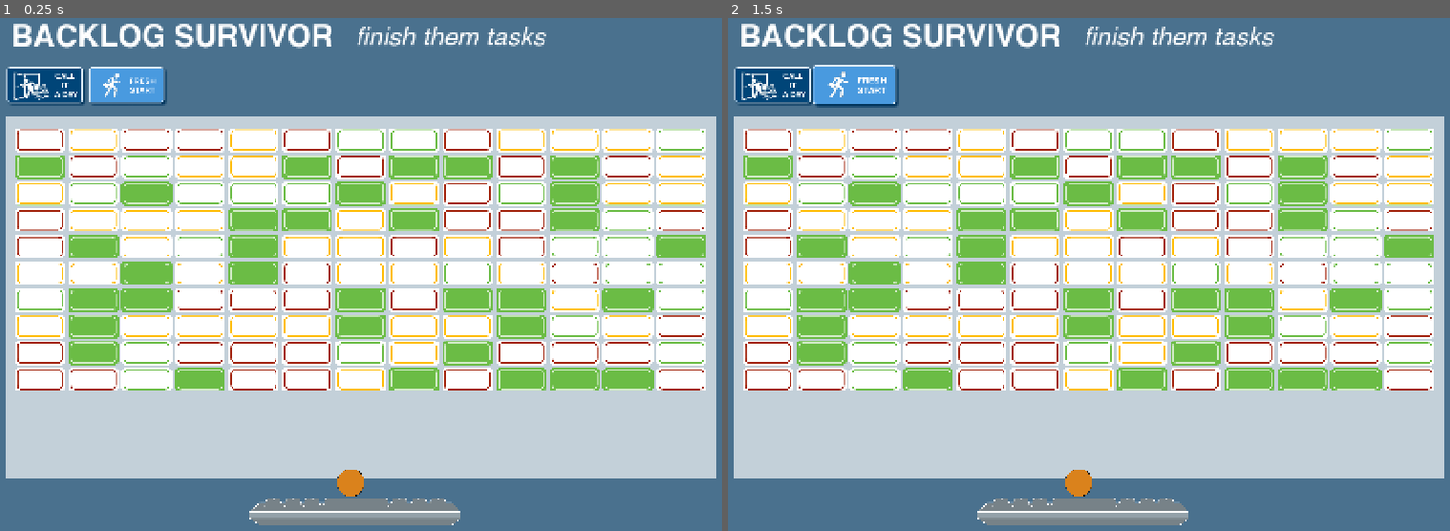
Above: before the commit, frames 1-2 (left to right).
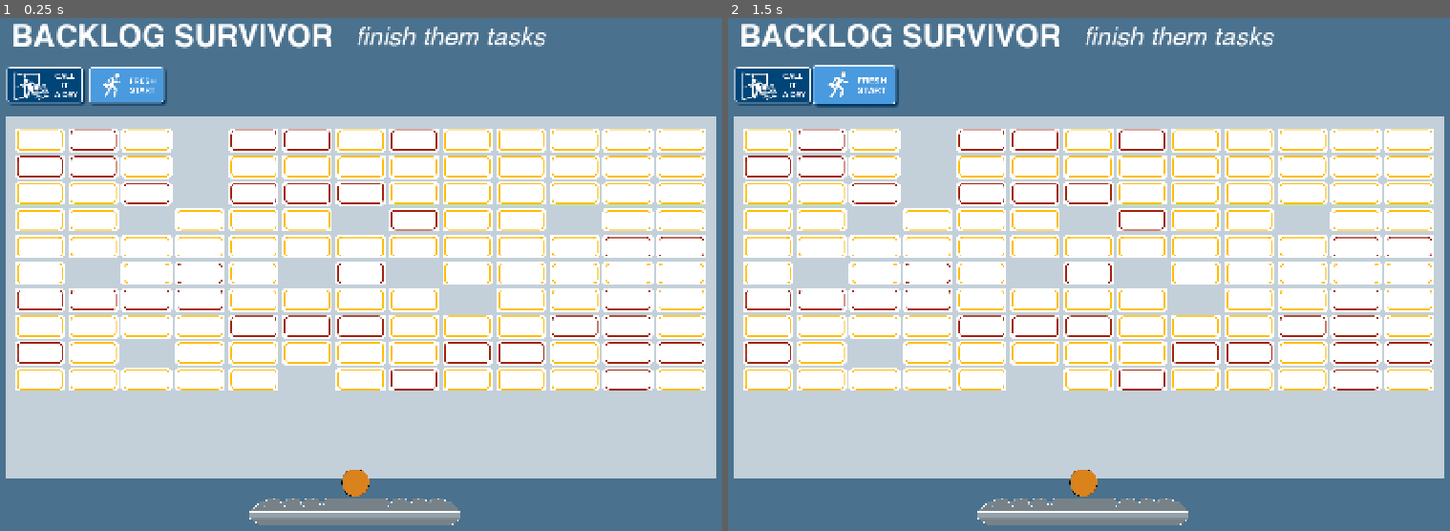
Above: after the commit, the same moments.

Repository: grkovalev/office-game
Game: Godot game, scene res://backlogarkanoid.tscn
Two runs of this game, one before a commit and one after it. Both use one fixed random seed, a clock stepped at 60 frames per second and the inputs below. This scene is started directly instead of the project's main scene.
Inputs (mouse positions are in pixels of both pictures, inside the frame that each line leads up to):
- Up to frame 1 (0.25 s): no input
- Up to frame 2 (1.5 s): click (857, 89) at 0.5 s; click (857, 89) at 1.25 s

The runs differ from the first frame. In frame 1, 16% of the frame differs, in the area x 2-98%, y 21-94%; in frame 2, 16%.

Commit message:
added inspector inputs for tweaking bricks distribution

Diff:
--- a/backlogarkanoid.tscn
+++ b/backlogarkanoid.tscn
@@ -79,6 +79,8 @@
 brick_atlas = ExtResource("4_facmc")
 brick_display_size = Vector2(99, 46.2)
 brick_gap = Vector2(6, 6)
+variant0_probability = 0.3
+variant1_probability = 0.7
 
 [node name="player" type="Node2D" parent="." unique_id=1610125567]
 
@@ -99,7 +101,7 @@
 [node name="ball" type="Node2D" parent="." unique_id=630147723]
 
 [node name="ballctrl" type="Node2D" parent="ball" unique_id=687998390]
-position = Vector2(747, 968)
+position = Vector2(756, 968)
 scale = Vector2(0.2, 0.2)
 
 [node name="ball_char" type="CharacterBody2D" parent="ball/ballctrl" unique_id=775356162]
--- a/backloggridgenerator.gd
+++ b/backloggridgenerator.gd
@@ -4,16 +4,25 @@
 @export var rows: int = 10
 
 # Atlas and brick settings
-@export var brick_atlas: Texture2D                # assign your 800x400 brick_atlas here
+@export var brick_atlas: Texture2D
 @export var brick_source_size := Vector2i(400, 200)
-@export var brick_display_size := Vector2(75, 35) # on-screen size of each brick
+@export var brick_display_size := Vector2(75, 35)
 
-# New: spacing between bricks (in pixels)
-@export var brick_gap := Vector2(5, 5)            # horizontal / vertical gap
+# Spacing between bricks
+@export var brick_gap := Vector2(5, 5)
 
-@export var brick_variants := Vector2i(2, 2)      # 2x2 = 4 variants
-@export var use_random_variant: bool = true
-@export var default_variant_index: int = 0        # 0–3
+# Atlas layout (we still only use indices 0 and 1)
+@export var brick_variants := Vector2i(2, 2)
+
+# Probabilities
+@export_range(0.0, 1.0, 0.01)
+var empty_probability: float = 0.1   # 10% empty by default
+
+@export_range(0.0, 1.0, 0.01)
+var variant0_probability: float = 0.5   # among occupied tiles
+
+@export_range(0.0, 1.0, 0.01)
+var variant1_probability: float = 0.5   # among occupied tiles
 
 func _ready() -> void:
 	randomize()
@@ -32,20 +41,37 @@
 		push_error("brick_variants is invalid (must be > 0).")
 		return
 
+	# Normalize variant probabilities (only used for non-empty tiles)
+	var p0: float = max(variant0_probability, 0.0)
+	var p1: float = max(variant1_probability, 0.0)
+	var sum_p: float = p0 + p1
+
+	if sum_p == 0.0:
+		p0 = 0.5
+		p1 = 0.5
+		sum_p = 1.0
+
+	p0 /= sum_p
+	p1 /= sum_p
+
 	for row in range(rows):
 		for col in range(columns):
 			var sprite := Sprite2D.new()
 			add_child(sprite)
 
-			# Use brick size + gap for spacing
 			sprite.position = Vector2(
 				col * (brick_display_size.x + brick_gap.x),
 				row * (brick_display_size.y + brick_gap.y)
 			)
 
-			var variant_index := default_variant_index
-			if use_random_variant:
-				variant_index = randi() % total_variants
+			# Decide if this cell is empty
+			if randf() < empty_probability:
+				# Leave sprite without a texture
+				continue
+
+			# Pick between variant 0 and 1 using normalized probabilities
+			var r := randf()
+			var variant_index := 0 if r < p0 else 1
 
 			var tex := _create_variant_texture(variant_index)
 			if tex == null:
